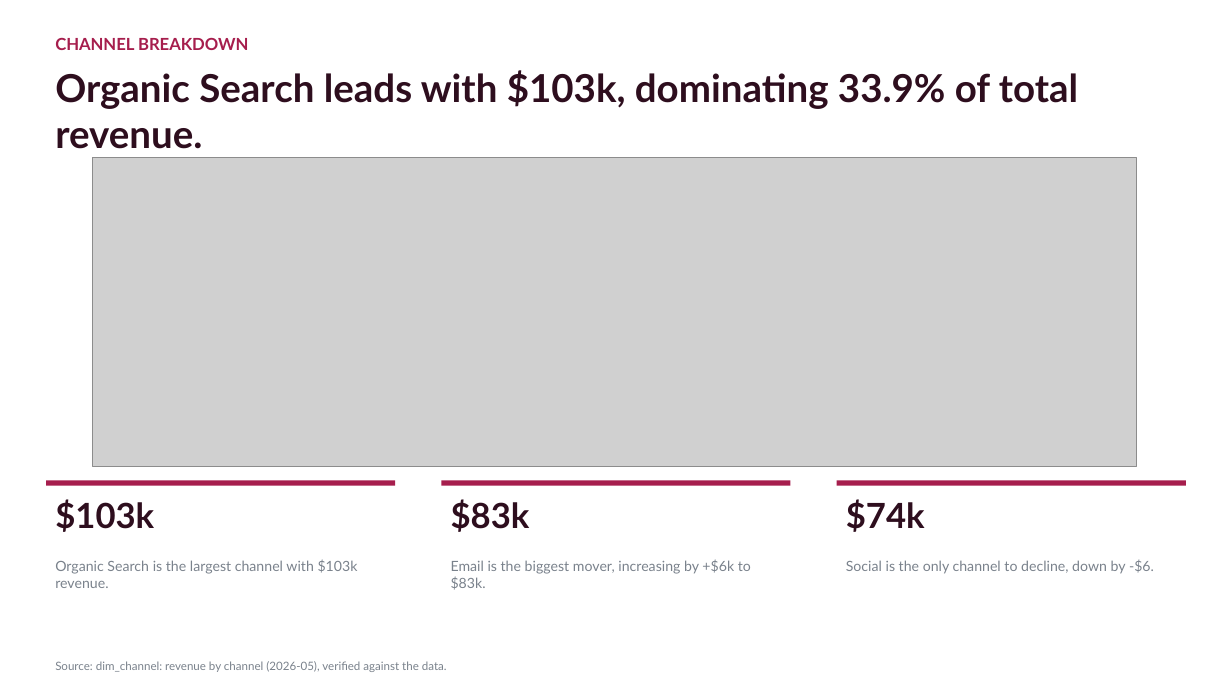
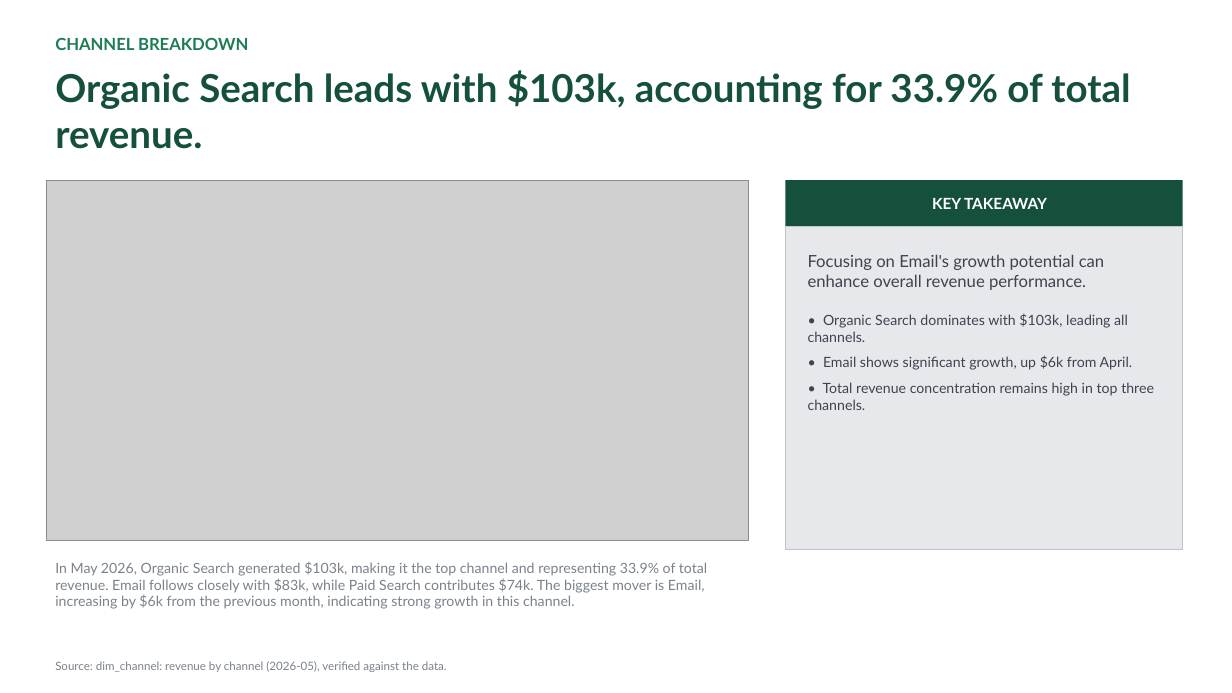
Before and after one commit to AronSarosi/ai-report-generator, a slide deck: slide 4 of app/examples/marketing_analytics/report.pptx. Drawn at 1232x693 pixels with LibreOffice and Linux fonts; fonts in the diff are those of the drawing; grey boxes stand for pictures. Boxes give left, top, right and bottom in pixels: in the first picture for what was removed or moved away, otherwise in the second. Text is boxed around its words. In the diff, an @@ line names an element or a change of style, - is before the commit and + after.

```diff
--- a/app/examples/marketing_analytics/report.pptx
+++ b/app/examples/marketing_analytics/report.pptx
@@ text "CHANNEL BREAKDOWN" at <box>55,38,248,50</box>: text colour #A61E4D to #1E7D55 @@
@@ text at <box>55,70,1130,149</box>: text changed; text colour #2E0E1E to #14503B @@
-Organic Search leads with $103k, dominating 33.9% of total revenue.
+Organic Search leads with $103k, accounting for 33.9% of total revenue.
@@ picture: place and size @@
-picture at <box>92,157,1137,467</box>
+picture at <box>46,180,749,541</box>
@@ rectangle added at <box>786,180,1183,226</box>, fill #14503B, 12 pt, text #FFFFFF, bold @@
+KEY TAKEAWAY
@@ rectangle added at <box>786,226,1183,550</box>, fill #E6E8EB, outline #C0C5C9 0.75 pt, 11 pt, text #3C4450 @@
+Focusing on Email's growth potential can enhance overall revenue performance.
+• Organic Search dominates with $103k, leading all channels.
+• Email shows significant growth, up $6k from April.
+• Total revenue concentration remains high in top three channels.
@@ rectangle removed at <box>46,481,396,486</box> @@
@@ text removed at <box>55,499,154,532</box> @@
-$103k
@@ rectangle removed at <box>442,481,791,486</box> @@
@@ text removed at <box>451,499,530,532</box> @@
-$83k
@@ rectangle removed at <box>837,481,1187,486</box> @@
@@ text removed at <box>846,499,925,532</box> @@
-$74k
@@ text removed at <box>55,559,358,588</box> @@
-Organic Search is the largest channel with $103k revenue.
@@ text added at <box>55,562,707,609</box>, 11 pt, text #7A828C @@
+In May 2026, Organic Search generated $103k, making it the top channel and representing 33.9% of total revenue. Email follows closely with $83k, while Paid Search contributes $74k. The biggest mover is Email, increasing by $6k from the previous month, indicating strong growth in this channel.
@@ text removed at <box>451,559,751,590</box> @@
-Email is the biggest mover, increasing by +$6k to $83k.
@@ text removed at <box>846,560,1154,574</box> @@
-Social is the only channel to decline, down by -$6.
```
Also in this commit, not shown: 4 other slides changed, 42 other files.
